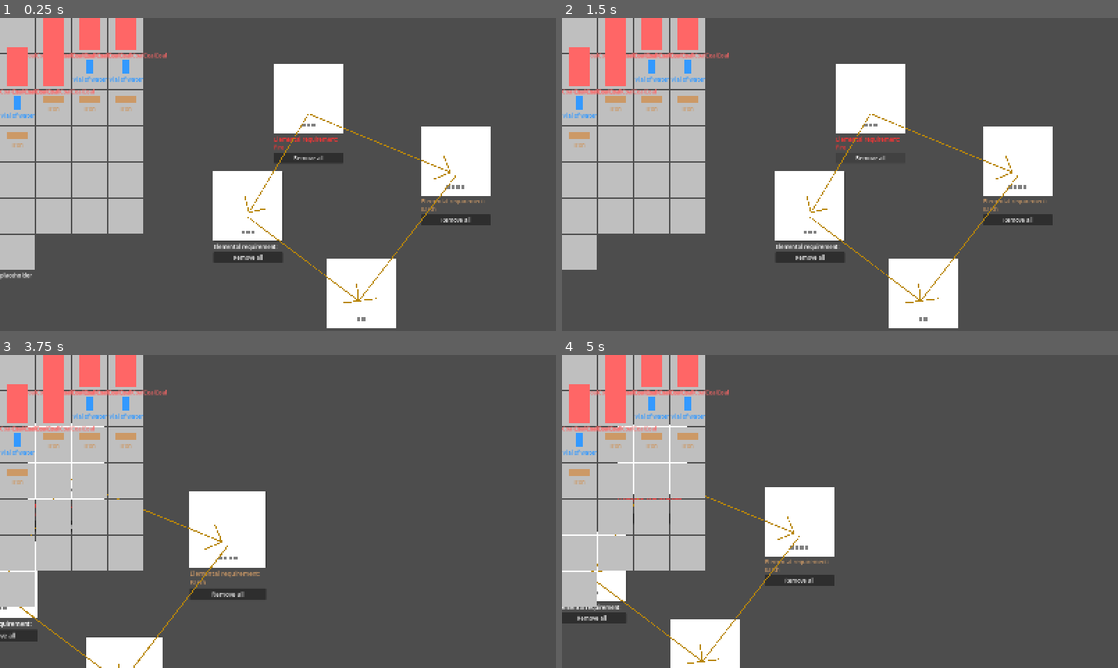
Above: before the commit, frames 1-4 (two rows, left to right).
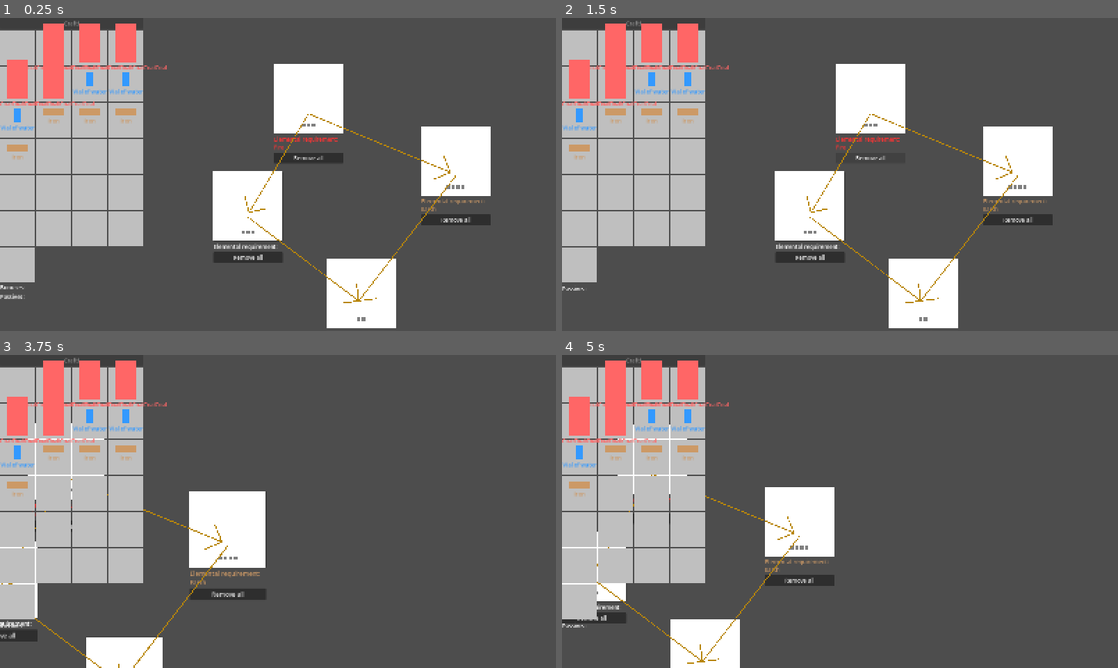
Above: after the commit, the same moments.

Repository: sandsq/atelier-crafting_mockup
Game: Godot game, scene res://crafting_screen.tscn
The game is run twice, just before and just after one commit, with the same random seed, the same clock (stepped at 60 frames per second) and the same inputs.
Inputs (mouse positions are in pixels of both pictures, inside the frame that each line leads up to):
- Up to frame 1 (0.25 s): no input
- Up to frame 2 (1.5 s): click "Remove all" at 0.5 s; click "Remove all" at 1.25 s
- Up to frame 3 (3.75 s): click "Remove all" at 2 s; tap Enter at 2.75 s; move the mouse to (400, 495) at 2.77 s; hold Middle mouse button (camera_grab) 2.78-3.53 s; tap Space at 3.5 s; move the mouse to (166, 527) at 3.52 s; tap Mouse wheel up (zoom_in) at 3.6 s
- Up to frame 4 (5 s): tap Enter at 4.25 s; move the mouse to (895, 442) at 4.27 s; tap Mouse wheel down (zoom_out) at 4.35 s

The runs differ from the first frame. In frame 1, 5.3% of the frame differs, in the area x 0-30%, y 0-90%; in frame 2, 5.3%; in frame 3, 5.3%; in frame 4, 5.2%.

Commit message:
crafting: add ability to choose passive

Diff:
--- a/crafting_screen.gd
+++ b/crafting_screen.gd
@@ -2,17 +2,25 @@
 
 
 var bonuses_by_stat: Dictionary[Stats.WeaponStats, int]
+var passives: Dictionary
 
 @onready var recipe = $Control/Recipe
 @onready var inventory = $CanvasLayer/VBoxContainer/Inventory
 ## should have label corresponding to every stat, that way updates can be per stat. But for simplicity, just delete and recreate labels every time
 @onready var item_stats_container = $CanvasLayer/VBoxContainer/ItemStats
+@onready var passives_container = $CanvasLayer/VBoxContainer/Passives
+@onready var crafting_button = $CanvasLayer/VBoxContainer/CraftButton
+@onready var crafting_selection_screen_scene = preload("res://crafting_selection_screen.tscn")
 
 func _ready() -> void:
 	recipe.bonuses_changed.connect(_on_bonuses_changed)
+	recipe.passives_changed.connect(_on_passives_changed)
+
 	var recipe_nodes = recipe.return_all_recipe_nodes()
 	for recipe_node in recipe_nodes:
 		recipe_node.remove_all_pressed.connect(_on_recipe_node_materials_removed)
+
+	recipe.crafting_status_changed.connect(_on_crafting_status_changed)
 
 
 func _on_bonuses_changed(bonuses: Dictionary[RecipeNode, WeaponBonus]):
@@ -29,15 +37,28 @@
 			else:
 				bonuses_by_stat[bonus_stat] += bonus_amount
 
-	for label_child in item_stats_container.get_children():
-		label_child.queue_free()
-	for bonus_stat in bonuses_by_stat:
-		var stat_label = Label.new()
-		## this will be integers because the enums don't have names. fix this later
-		stat_label.text = "%s: +%s" % [bonus_stat, bonuses_by_stat[bonus_stat]]
-		item_stats_container.add_child(stat_label)
+	item_stats_container.draw_bonuses(bonuses_by_stat)
 
 func _on_recipe_node_materials_removed(node: RecipeNode, materials: Array[CraftingMaterial]):
-	print("node %s removd all materials" % node)
+	print("node %s removed all materials" % node)
 	for crafting_material in materials:
 		inventory.place_item_in_next_slot(crafting_material)
+
+
+func _on_passives_changed(new_passives: Dictionary):
+	print("new passives %s" % new_passives)
+	passives.clear()
+	passives = new_passives.duplicate()
+	passives_container.draw_passives(new_passives)
+
+func _on_crafting_status_changed(new_status: bool):
+	if new_status:
+		crafting_button.disabled = false
+	else:
+		crafting_button.disabled = true
+
+func _on_craft_button_pressed() -> void:
+	var crafting_selection_screen = crafting_selection_screen_scene.instantiate()
+	self.add_child(crafting_selection_screen)
+	crafting_selection_screen.bonuses_by_stat = bonuses_by_stat
+	crafting_selection_screen.passives = passives
--- a/crafting_screen.tscn
+++ b/crafting_screen.tscn
@@ -3,6 +3,8 @@
 [ext_resource type="PackedScene" uid="uid://dpd518jjx6j2o" path="res://inventory/inventory.tscn" id="1_evnqv"]
 [ext_resource type="Script" uid="uid://ct37m8ymsr0sn" path="res://crafting_screen.gd" id="1_uknu5"]
 [ext_resource type="PackedScene" uid="uid://dqn5nfq55ftm1" path="res://recipe/recipe.tscn" id="2_uknu5"]
+[ext_resource type="PackedScene" uid="uid://t5tyg57yi7pf" path="res://item_stats.tscn" id="3_2ypuk"]
+[ext_resource type="PackedScene" uid="uid://nn4rcxsdxeds" path="res://passives.tscn" id="4_0hjvc"]
 
 [node name="CraftingScreen" type="Control" unique_id=1128655894]
 layout_mode = 3
@@ -19,15 +21,19 @@
 offset_right = 40.0
 offset_bottom = 40.0
 
+[node name="CraftButton" type="Button" parent="CanvasLayer/VBoxContainer" unique_id=8949801]
+layout_mode = 2
+disabled = true
+text = "Craft!"
+
 [node name="Inventory" parent="CanvasLayer/VBoxContainer" unique_id=439026070 instance=ExtResource("1_evnqv")]
 layout_mode = 2
 
-[node name="ItemStats" type="VBoxContainer" parent="CanvasLayer/VBoxContainer" unique_id=763844231]
+[node name="ItemStats" parent="CanvasLayer/VBoxContainer" unique_id=1513399002 instance=ExtResource("3_2ypuk")]
 layout_mode = 2
 
-[node name="Label" type="Label" parent="CanvasLayer/VBoxContainer/ItemStats" unique_id=1247296435]
+[node name="Passives" parent="CanvasLayer/VBoxContainer" unique_id=1348953694 instance=ExtResource("4_0hjvc")]
 layout_mode = 2
-text = "placeholder"
 
 [node name="Control" type="Control" parent="." unique_id=1541315281]
 anchors_preset = 0
@@ -35,3 +41,5 @@
 
 [node name="Recipe" parent="Control" unique_id=929598019 instance=ExtResource("2_uknu5")]
 position = Vector2(-4, 0)
+
+[connection signal="pressed" from="CanvasLayer/VBoxContainer/CraftButton" to="." method="_on_craft_button_pressed"]
--- /dev/null
+++ b/crafting_selection_screen.gd
@@ -0,0 +1,26 @@
+extends Control
+
+var bonuses_by_stat: Dictionary[Stats.WeaponStats, int]:
+	set(value):
+		bonuses_by_stat = value
+		item_stats_container.draw_bonuses(bonuses_by_stat)
+var passives: Dictionary:
+	set(value):
+		passives = value
+		passives_container.draw_passives_as_selection(passives)
+
+@onready var stat_display = $PanelContainer/VBoxContainer/StatDisplay
+@onready var item_stats_container = $PanelContainer/VBoxContainer/StatDisplay/ItemStats
+@onready var passives_container = $PanelContainer/VBoxContainer/Passives
+
+
+func _ready() -> void:
+	passives_container.passive_chosen.connect(_on_passive_chosen)
+
+func _on_passive_chosen(passive_text: String):
+	for label in stat_display.get_children():
+		if label is Label:
+			label.queue_free()
+	var passive_label = Label.new()
+	passive_label.text = "Passive: %s" % passive_text
+	stat_display.add_child(passive_label)
--- /dev/null
+++ b/crafting_selection_screen.tscn
@@ -0,0 +1,39 @@
+[gd_scene format=3 uid="uid://ta8jowm67t73"]
+
+[ext_resource type="Script" uid="uid://dxbsocoeqty52" path="res://crafting_selection_screen.gd" id="1_u6hdi"]
+[ext_resource type="PackedScene" uid="uid://t5tyg57yi7pf" path="res://item_stats.tscn" id="2_oj53w"]
+[ext_resource type="PackedScene" uid="uid://nn4rcxsdxeds" path="res://passives.tscn" id="3_dl5cb"]
+
+[node name="CraftingSelectionScreen" type="Control" unique_id=1126078322]
+layout_mode = 3
+anchors_preset = 15
+anchor_right = 1.0
+anchor_bottom = 1.0
+grow_horizontal = 2
+grow_vertical = 2
+script = ExtResource("1_u6hdi")
+
+[node name="PanelContainer" type="PanelContainer" parent="." unique_id=393139547]
+layout_mode = 1
+anchors_preset = 15
+anchor_right = 1.0
+anchor_bottom = 1.0
+grow_horizontal = 2
+grow_vertical = 2
+
+[node name="ColorRect" type="ColorRect" parent="PanelContainer" unique_id=2096564812]
+layout_mode = 2
+color = Color(0.61987984, 0.6852618, 0.7731039, 1)
+
+[node name="VBoxContainer" type="VBoxContainer" parent="PanelContainer" unique_id=1235108536]
+layout_mode = 2
+theme_override_constants/separation = 20
+
+[node name="StatDisplay" type="VBoxContainer" parent="PanelContainer/VBoxContainer" unique_id=1597497844]
+layout_mode = 2
+
+[node name="ItemStats" parent="PanelContainer/VBoxContainer/StatDisplay" unique_id=1513399002 instance=ExtResource("2_oj53w")]
+layout_mode = 2
+
+[node name="Passives" parent="PanelContainer/VBoxContainer" unique_id=1348953694 instance=ExtResource("3_dl5cb")]
+layout_mode = 2
--- a/inventory/inventory.gd
+++ b/inventory/inventory.gd
@@ -11,16 +11,24 @@
 @onready var grid_container = $GridContainer
 
 func _ready() -> void:
+	var coal1 = coal_scene.instantiate()
+	coal1.crafting_material_info.passive_buff = "Burn: Level 1"
+	items.append(coal1)
 	items.append(coal_scene.instantiate())
 	items.append(coal_scene.instantiate())
 	items.append(coal_scene.instantiate())
 	items.append(coal_scene.instantiate())
-	items.append(coal_scene.instantiate())
+	var water1 = vial_of_water_scene.instantiate()
+	water1.crafting_material_info.passive_buff = "Lifesteal: Level 1"
+	items.append(water1)
 	items.append(vial_of_water_scene.instantiate())
 	items.append(vial_of_water_scene.instantiate())
-	items.append(vial_of_water_scene.instantiate())
-	items.append(iron_ingot_scene.instantiate())
-	items.append(iron_ingot_scene.instantiate())
+	var ingot1 = iron_ingot_scene.instantiate()
+	ingot1.crafting_material_info.passive_buff = "Damage up: Level 1"
+	items.append(ingot1)
+	var ingot2 = iron_ingot_scene.instantiate()
+	ingot2.crafting_material_info.passive_buff = "Slash up: Level 1"
+	items.append(ingot2)
 	items.append(iron_ingot_scene.instantiate())
 	items.append(iron_ingot_scene.instantiate())
 	for i in range(0, inventory_size):
--- /dev/null
+++ b/item_stats.gd
@@ -0,0 +1,10 @@
+extends VBoxContainer
+
+func draw_bonuses(bonuses: Dictionary[Stats.WeaponStats, int]):
+	for label_child in self.get_children():
+		label_child.queue_free()
+	for bonus_stat in bonuses:
+		var stat_label = Label.new()
+		## this will be integers because the enums don't have names. fix this later
+		stat_label.text = "%s: +%s" % [bonus_stat, bonuses[bonus_stat]]
+		self.add_child(stat_label)
--- /dev/null
+++ b/item_stats.tscn
@@ -0,0 +1,10 @@
+[gd_scene format=3 uid="uid://t5tyg57yi7pf"]
+
+[ext_resource type="Script" uid="uid://ceuydsj7vev1f" path="res://item_stats.gd" id="1_vnhee"]
+
+[node name="ItemStats" type="VBoxContainer" unique_id=1513399002]
+script = ExtResource("1_vnhee")
+
+[node name="Label" type="Label" parent="." unique_id=307792483]
+layout_mode = 2
+text = "Bonuses:"
--- a/materials/coal.tscn
+++ b/materials/coal.tscn
@@ -1,10 +1,11 @@
 [gd_scene format=3 uid="uid://dbwxlmnlil3dx"]
 
 [ext_resource type="PackedScene" uid="uid://iikjyym0qavx" path="res://materials/crafting_material.tscn" id="1_n7mvn"]
-[ext_resource type="Script" uid="uid://bjanb21v7qxyd" path="res://crafting_material_info.gd" id="2_faf5s"]
+[ext_resource type="Script" uid="uid://bjanb21v7qxyd" path="res://materials/crafting_material_info.gd" id="2_faf5s"]
 [ext_resource type="Script" uid="uid://2y8731mwxp8p" path="res://materials/coal.gd" id="2_xgkn6"]
 
 [sub_resource type="Resource" id="Resource_kst3l"]
+resource_local_to_scene = true
 script = ExtResource("2_faf5s")
 material_name = "CoalCoalCoalCoalCoalCoalCoal"
 length = 60
--- a/materials/crafting_material.tscn
+++ b/materials/crafting_material.tscn
@@ -1,6 +1,12 @@
 [gd_scene format=3 uid="uid://iikjyym0qavx"]
 
 [ext_resource type="Script" uid="uid://c1lk1kg8fxl3m" path="res://materials/crafting_material.gd" id="1_mk0qx"]
+[ext_resource type="Script" uid="uid://bjanb21v7qxyd" path="res://materials/crafting_material_info.gd" id="2_mk0qx"]
+
+[sub_resource type="Resource" id="Resource_faf5s"]
+resource_local_to_scene = true
+script = ExtResource("2_mk0qx")
+metadata/_custom_type_script = "uid://bjanb21v7qxyd"
 
 [node name="CraftingMaterial" type="Control" unique_id=491399532]
 layout_mode = 3
@@ -11,6 +17,7 @@
 grow_vertical = 2
 mouse_filter = 1
 script = ExtResource("1_mk0qx")
+crafting_material_info = SubResource("Resource_faf5s")
 
 [node name="VBoxContainer" type="VBoxContainer" parent="." unique_id=689610533]
 layout_mode = 1
--- a/crafting_material_info.tres
+++ b/materials/crafting_material_info.tres
@@ -1,7 +1,7 @@
 [gd_resource type="Resource" script_class="CraftingMaterialInfo" format=3 uid="uid://be2dk7luubdvu"]
 
-[ext_resource type="Script" uid="uid://bjanb21v7qxyd" path="res://crafting_material_info.gd" id="1_nubp1"]
-[ext_resource type="Script" uid="uid://cad2lejufeg3p" path="res://elements/fire.gd" id="1_qx84v"]
+[ext_resource type="Script" uid="uid://bjanb21v7qxyd" path="res://materials/crafting_material_info.gd" id="1_nubp1"]
+[ext_resource type="Script" path="res://elements/fire.gd" id="1_qx84v"]
 
 [sub_resource type="Resource" id="Resource_akn81"]
 script = ExtResource("1_qx84v")
--- a/materials/iron_ingot.tscn
+++ b/materials/iron_ingot.tscn
@@ -1,9 +1,10 @@
 [gd_scene format=3 uid="uid://dijxon8x58000"]
 
 [ext_resource type="PackedScene" uid="uid://iikjyym0qavx" path="res://materials/crafting_material.tscn" id="1_4xirt"]
-[ext_resource type="Script" uid="uid://bjanb21v7qxyd" path="res://crafting_material_info.gd" id="2_xp5go"]
+[ext_resource type="Script" uid="uid://bjanb21v7qxyd" path="res://materials/crafting_material_info.gd" id="2_xp5go"]
 
 [sub_resource type="Resource" id="Resource_8jsva"]
+resource_local_to_scene = true
 script = ExtResource("2_xp5go")
 material_name = "Iron"
 length = 60
--- a/materials/vial_of_water.tscn
+++ b/materials/vial_of_water.tscn
@@ -1,9 +1,10 @@
 [gd_scene format=3 uid="uid://c0evglqdroumo"]
 
 [ext_resource type="PackedScene" uid="uid://iikjyym0qavx" path="res://materials/crafting_material.tscn" id="1_lthio"]
-[ext_resource type="Script" uid="uid://bjanb21v7qxyd" path="res://crafting_material_info.gd" id="2_tkwc2"]
+[ext_resource type="Script" uid="uid://bjanb21v7qxyd" path="res://materials/crafting_material_info.gd" id="2_tkwc2"]
 
 [sub_resource type="Resource" id="Resource_tkwc2"]
+resource_local_to_scene = true
 script = ExtResource("2_tkwc2")
 material_name = "Vial of water"
 length = 20
--- /dev/null
+++ b/passives.gd
@@ -0,0 +1,33 @@
+extends Control
+
+signal passive_chosen(text: String)
+
+@onready var passive_labels = $PassiveLabels
+@onready var passive_buttons = $PassiveButtons
+
+func draw_passives(passives: Dictionary):
+	for label_child in passive_labels.get_children():
+		label_child.queue_free()
+	for node in passives:
+		for passive in passives[node]:
+			var passive_label = Label.new()
+			passive_label.text = passive
+			passive_labels.add_child(passive_label)
+
+func draw_passives_as_selection(passives: Dictionary):
+	for button_child in passive_buttons.get_children():
+		button_child.queue_free()
+
+	var button_group = ButtonGroup.new()
+	for node in passives:
+		for passive in passives[node]:
+			var passive_button = CheckButton.new()
+			passive_button.text = passive
+			passive_button.toggle_mode = true
+			passive_button.button_group = button_group
+			passive_buttons.add_child(passive_button)
+
+	button_group.pressed.connect(_on_passive_button_pressed)
+
+func _on_passive_button_pressed(button: BaseButton):
+	emit_signal("passive_chosen", button.text)
--- /dev/null
+++ b/passives.tscn
@@ -0,0 +1,26 @@
+[gd_scene format=3 uid="uid://nn4rcxsdxeds"]
+
+[ext_resource type="Script" uid="uid://b7oq7h13t10e2" path="res://passives.gd" id="1_6wm2v"]
+
+[node name="Passives" type="Control" unique_id=1991583350]
+layout_mode = 3
+anchors_preset = 0
+offset_right = 118.0
+offset_bottom = 24.0
+script = ExtResource("1_6wm2v")
+
+[node name="PassiveLabels" type="GridContainer" parent="." unique_id=1423715609]
+layout_mode = 0
+offset_right = 70.0
+offset_bottom = 24.0
+columns = 2
+
+[node name="Label" type="Label" parent="PassiveLabels" unique_id=230488968]
+layout_mode = 2
+text = "Passives:"
+
+[node name="PassiveButtons" type="GridContainer" parent="." unique_id=1233090803]
+layout_mode = 0
+offset_left = 74.0
+offset_right = 118.0
+offset_bottom = 24.0
--- a/recipe/recipe.gd
+++ b/recipe/recipe.gd
@@ -1,17 +1,28 @@
 extends Node2D
 
 signal bonuses_changed(new_bonuses: Dictionary[RecipeNode, WeaponBonus])
+signal passives_changed(new_passives: Array[String])
+signal crafting_status_changed(new_status: bool)
+
+@export var primary_node: RecipeNode
 
 ## This assumes recipe nodes can only provide one type of bonus, which will be true for now
 var bonuses: Dictionary[RecipeNode, WeaponBonus]
+## can't do nested collections, but this is a dictonary of RecipeNode : Array[String]
+var passives: Dictionary
+var can_craft: bool = false
 
 @onready var recipe_node_holder = $Nodes
 
 
 func _ready() -> void:
-	for recipe_nodes in recipe_node_holder.get_children():
-		recipe_nodes.bonus_changed.connect(_on_bonus_changed)
-
+	if primary_node != recipe_node_holder.get_child(0):
+		push_error("primary node should be the first node in the recipe")
+	for recipe_node in recipe_node_holder.get_children():
+		recipe_node.bonus_changed.connect(_on_bonus_changed)
+		recipe_node.passive_changed.connect(_on_passive_changed)
+		recipe_node.node_completed.connect(_on_node_completed)
+		recipe_node.node_uncompleted.connect(_on_node_uncompleted)
 
 func return_all_recipe_nodes():
 	return recipe_node_holder.get_children()
@@ -19,3 +30,17 @@
 func _on_bonus_changed(node: RecipeNode, bonus: WeaponBonus):
 	bonuses[node] = bonus
 	emit_signal("bonuses_changed", bonuses)
+
+func _on_passive_changed(node: RecipeNode, new_passives: Array[String]):
+	passives[node] = new_passives
+	emit_signal("passives_changed", passives)
+
+func _on_node_completed(node: RecipeNode):
+	if node == primary_node:
+		can_craft = true
+		emit_signal("crafting_status_changed", true)
+
+func _on_node_uncompleted(node: RecipeNode):
+	if node == primary_node:
+		can_craft = false
+		emit_signal("crafting_status_changed", false)
--- a/recipe/recipe.tscn
+++ b/recipe/recipe.tscn
@@ -7,8 +7,9 @@
 [ext_resource type="PackedScene" uid="uid://dbjlai2lc0ffo" path="res://recipe/elemental_enhancement.tscn" id="4_8jsva"]
 [ext_resource type="PackedScene" uid="uid://cb4epqhawd7u2" path="res://recipe/sharpen.tscn" id="5_otgs3"]
 
-[node name="Recipe" type="Node2D" unique_id=679107252]
+[node name="Recipe" type="Node2D" unique_id=679107252 node_paths=PackedStringArray("primary_node")]
 script = ExtResource("1_otgs3")
+primary_node = NodePath("Nodes/BasicCoalReq")
 
 [node name="Camera2D" type="Camera2D" parent="." unique_id=1974286957]
 position = Vector2(12, 317)
--- a/recipe/recipe_node.gd
+++ b/recipe/recipe_node.gd
@@ -5,6 +5,7 @@
 signal node_completed(node: RecipeNode)
 signal node_uncompleted(node: RecipeNode)
 signal bonus_changed(node: RecipeNode, new_bonus: WeaponBonus)
+signal passive_changed(node: RecipeNode, passives: Array[String])
 signal remove_all_pressed(node: RecipeNode, materials: Array[CraftingMaterial])
 
 ## at >= fill_thresholds[0] of an element put into this node, give the first tier of stats. At >= fill_thresholds[1] of an element, give the second tier of bonuses. Etc.
@@ -28,6 +29,7 @@
 ## Track which prereq corresponds to which arrow. See signal node_completed.
 var prereq_to_line: Dictionary[RecipeNode, Line2D]
 var can_remove_items: Dictionary[RecipeNode, bool]
+var passives: Array[String]
 
 @onready var background = $VBoxContainer/PanelContainer/Background
 @onready var material_holder = $VBoxContainer/PanelContainer/MarginContainer/VBoxContainer/MaterialHolder
@@ -100,6 +102,10 @@
 			emit_signal("bonus_changed", self, stats_at_thresholds[i])
 			break
 
+	if new_material.crafting_material_info.passive_buff != "":
+		passives.append(new_material.crafting_material_info.passive_buff)
+		emit_signal("passive_changed", self, passives)
+
 	for prereq in prerequisites:
 		prereq.can_remove_items[self] = false
 
@@ -111,6 +117,7 @@
 	is_complete = false
 	# crafting_materials_in_node = []
 	emit_signal("bonus_changed", self, null)
+	emit_signal("passive_changed", self, [])
 
 	for prereq in prerequisites:
 		prereq.can_remove_items[self] = true
Not shown, added: crafting_selection_screen.gd.uid
Not shown, added: item_stats.gd.uid
Renamed: crafting_material_info.gd -> materials/crafting_material_info.gd
Renamed: crafting_material_info.gd.uid -> materials/crafting_material_info.gd.uid
Not shown, added: passives.gd.uid
